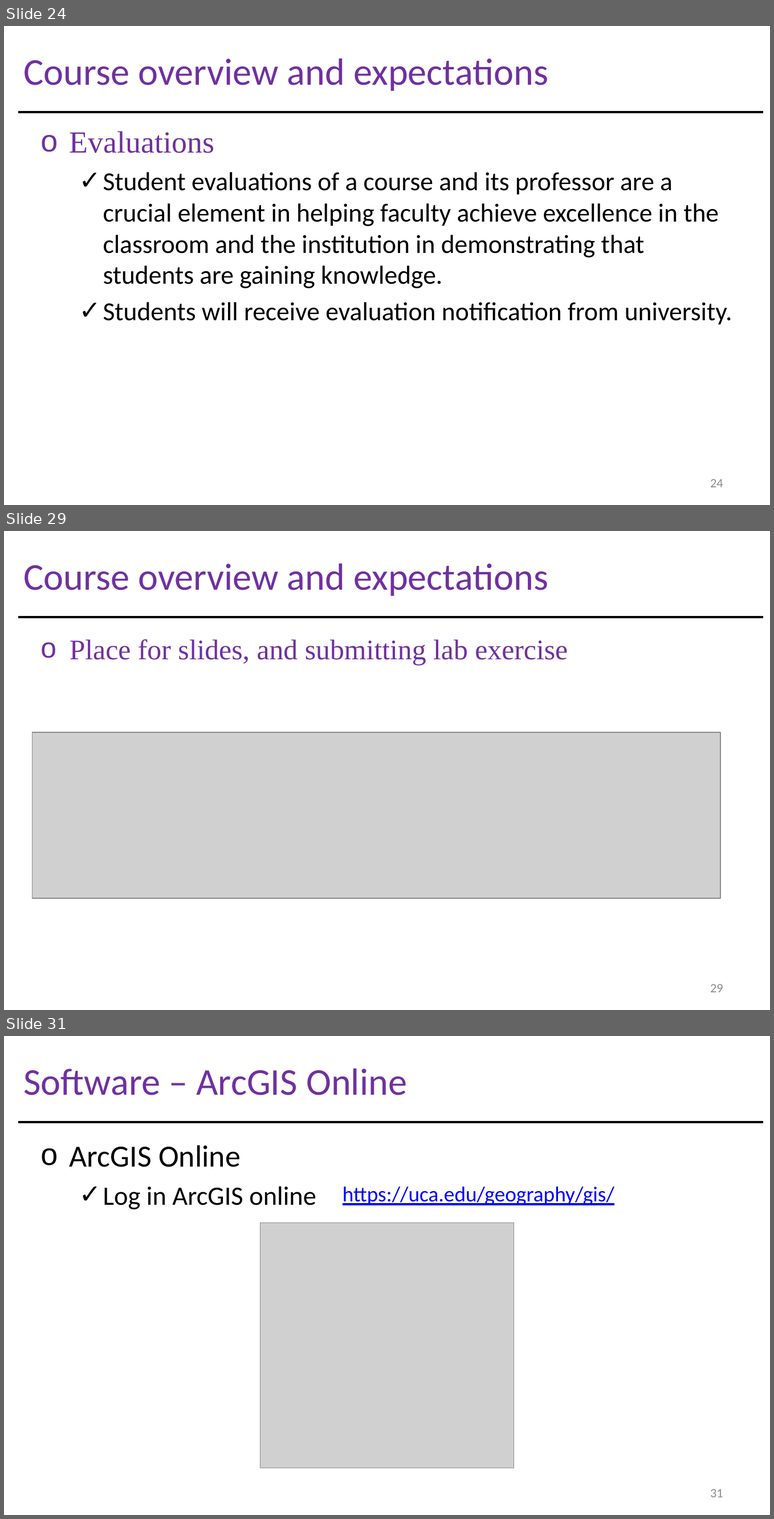
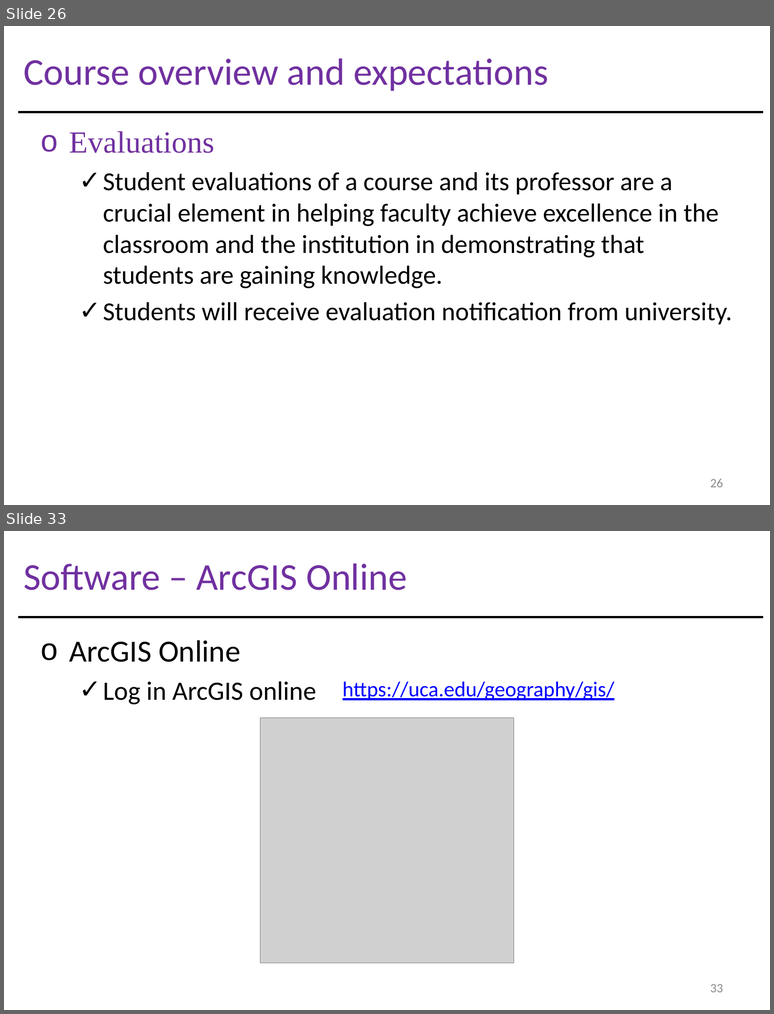
Before and after one commit to gisynw/Field_Techniques, a slide deck: docs/Lectures/week01/Lecture01_GEOG3319_Intro.pptx. Shown one above the other, each under a label of ours: slides 24, 29 and 31 before the commit, slides 26 and 33 after it; the slides between them are not shown. The pictures are 774x1519 and 774x1014 pixels, drawn with LibreOffice and Linux fonts; fonts in the diff are those of the drawing; grey boxes stand for pictures. Boxes give left, top, right and bottom in pixels: in the first picture for what was removed or moved away, otherwise in the second. Text is boxed around its words. In the diff, an @@ line names an element or a change of style, - is before the commit and + after.

```diff
--- a/docs/Lectures/week01/Lecture01_GEOG3319_Intro.pptx
+++ b/docs/Lectures/week01/Lecture01_GEOG3319_Intro.pptx
@@ slide 29 removed at <box>4,531,770,1010</box>, background #FFFFFF @@
@@ text removed at <box>23,563,548,596</box> @@
-Course overview and expectations
@@ line removed from (18, 617) to (763, 617) @@
@@ text removed at <box>70,639,568,665</box> @@
-o Place for slides, and submitting lab exercise
@@ picture removed at <box>32,733,720,899</box> @@
@@ page number removed at <box>710,984,723,992</box> @@
-29
@@ what was slide 24 is now slide 26 @@
@@ page number at <box>710,479,723,487</box>: text changed @@
-24
+26
@@ what was slide 31 is now slide 33 @@
@@ page number at <box>710,984,723,992</box>: text changed @@
-31
+33
```
Also in this commit, not shown: 10 slides changed, 5 slides added, 5 other files.
